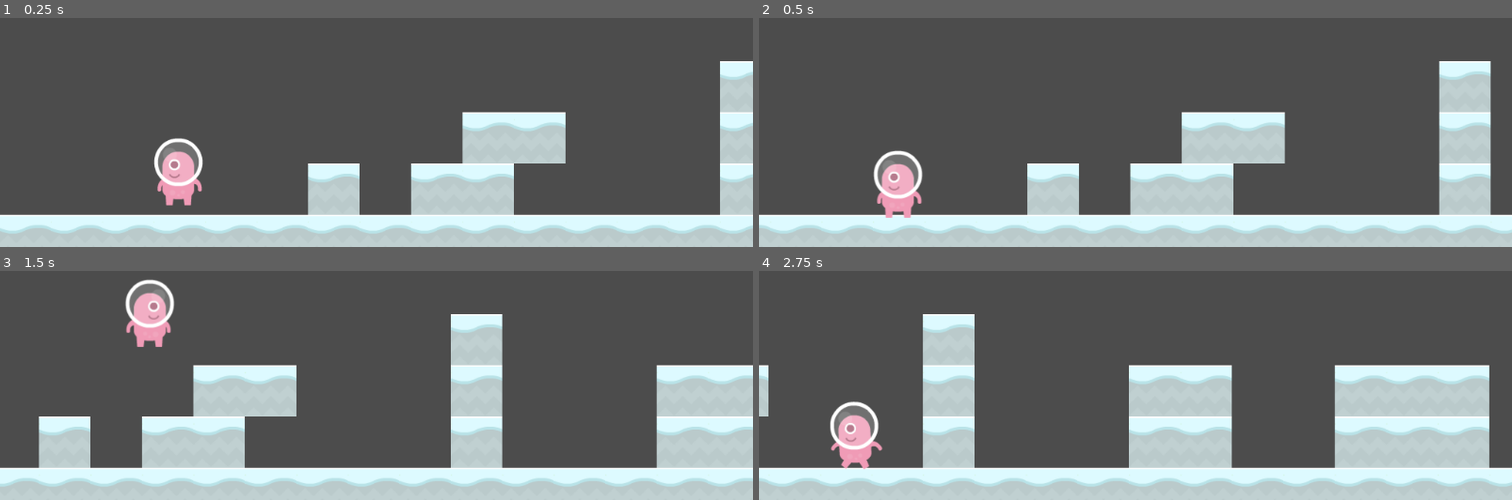
Above: before the commit, frames 1-4 (two rows, left to right).
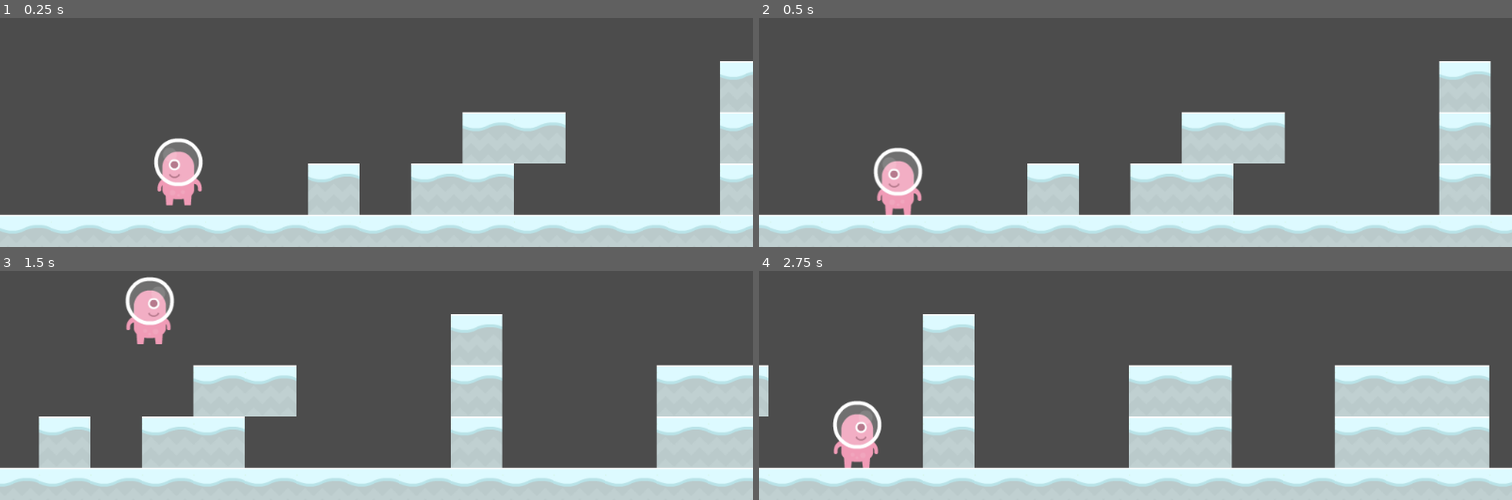
Above: after the commit, the same moments.

Repository: AngelOnFira/uottawa-game-jam
Game: Godot game, scene res://Scenes/GameScene.tscn
Same seed, same stepped clock (60 frames per second), same inputs: the game is played once before the commit and once after it.
Inputs:
- Up to frame 1 (0.25 s): no input
- Up to frame 2 (0.5 s): no input
- Up to frame 3 (1.5 s): hold Right (ui_right) from 0.53 s (still down); tap Up (ui_up) at 0.77 s
- Up to frame 4 (2.75 s): tap Up (ui_up) at 1.52 s; release Right (ui_right) at 2.03 s; hold Left (ui_left) from 2.03 s (still down)

Frame 1 is identical in both runs. In frame 2, 0.7% of the frame differs, in the area x 15-22%, y 56-88%; in frame 3, 0.7%; in frame 4, 0.9%, in the area x 9-17%, y 56-87%.

Commit message:
added more animation

Diff:
--- a/game-jam/Scenes/GameScene.tscn
+++ b/game-jam/Scenes/GameScene.tscn
@@ -8,7 +8,8 @@
 
 custom_solver_bias = 0.0
 radius = 25.0
-height = 38.0
+height = 40.0
+_sections_unfolded = [ "Resource" ]
 
 [sub_resource type="Animation" id=2]
 
@@ -40,6 +41,30 @@
 "update": 0,
 "values": [ Vector2( 0, 20 ) ]
 }
+tracks/2/type = "value"
+tracks/2/path = NodePath("collisionShape:position")
+tracks/2/interp = 1
+tracks/2/loop_wrap = true
+tracks/2/imported = false
+tracks/2/enabled = true
+tracks/2/keys = {
+"times": PoolRealArray( 0 ),
+"transitions": PoolRealArray( 1 ),
+"update": 0,
+"values": [ Vector2( 0, 8 ) ]
+}
+tracks/3/type = "value"
+tracks/3/path = NodePath("collisionShape:shape:height")
+tracks/3/interp = 1
+tracks/3/loop_wrap = true
+tracks/3/imported = false
+tracks/3/enabled = true
+tracks/3/keys = {
+"times": PoolRealArray( 0 ),
+"transitions": PoolRealArray( 1 ),
+"update": 0,
+"values": [ 22.0 ]
+}
 
 [sub_resource type="Animation" id=3]
 
@@ -56,8 +81,44 @@
 tracks/0/keys = {
 "times": PoolRealArray( 0 ),
 "transitions": PoolRealArray( 1 ),
-"update": 1,
+"update": 0,
 "values": [ 4 ]
+}
+tracks/1/type = "value"
+tracks/1/path = NodePath("collisionShape:position")
+tracks/1/interp = 1
+tracks/1/loop_wrap = true
+tracks/1/imported = false
+tracks/1/enabled = true
+tracks/1/keys = {
+"times": PoolRealArray( 0 ),
+"transitions": PoolRealArray( 1 ),
+"update": 0,
+"values": [ Vector2( 0, 3 ) ]
+}
+tracks/2/type = "value"
+tracks/2/path = NodePath("collisionShape:shape:height")
+tracks/2/interp = 1
+tracks/2/loop_wrap = true
+tracks/2/imported = false
+tracks/2/enabled = true
+tracks/2/keys = {
+"times": PoolRealArray( 0 ),
+"transitions": PoolRealArray( 1 ),
+"update": 0,
+"values": [ 40.0 ]
+}
+tracks/3/type = "value"
+tracks/3/path = NodePath("sprite:offset")
+tracks/3/interp = 1
+tracks/3/loop_wrap = true
+tracks/3/imported = false
+tracks/3/enabled = true
+tracks/3/keys = {
+"times": PoolRealArray( 0 ),
+"transitions": PoolRealArray( 1 ),
+"update": 0,
+"values": [ Vector2( 0, 0 ) ]
 }
 
 [sub_resource type="Animation" id=4]
@@ -84,10 +145,34 @@
 tracks/1/imported = false
 tracks/1/enabled = true
 tracks/1/keys = {
-"times": PoolRealArray( 0, 0.2, 1 ),
-"transitions": PoolRealArray( 1, 1, 1 ),
+"times": PoolRealArray( 0, 0.2 ),
+"transitions": PoolRealArray( 1, 1 ),
 "update": 1,
-"values": [ Vector2( 0, 20 ), Vector2( 0, 0 ), Vector2( 0, 0 ) ]
+"values": [ Vector2( 0, 20 ), Vector2( 0, 4 ) ]
+}
+tracks/2/type = "value"
+tracks/2/path = NodePath("collisionShape:position")
+tracks/2/interp = 1
+tracks/2/loop_wrap = true
+tracks/2/imported = false
+tracks/2/enabled = true
+tracks/2/keys = {
+"times": PoolRealArray( 0, 0.2 ),
+"transitions": PoolRealArray( 1, 1 ),
+"update": 0,
+"values": [ Vector2( 0, 8 ), Vector2( 0, 0 ) ]
+}
+tracks/3/type = "value"
+tracks/3/path = NodePath("collisionShape:shape:height")
+tracks/3/interp = 1
+tracks/3/loop_wrap = true
+tracks/3/imported = false
+tracks/3/enabled = true
+tracks/3/keys = {
+"times": PoolRealArray( 0, 0.2 ),
+"transitions": PoolRealArray( 1, 1 ),
+"update": 0,
+"values": [ 22.0, 40.0 ]
 }
 
 [sub_resource type="Animation" id=5]
@@ -104,8 +189,44 @@
 tracks/0/keys = {
 "times": PoolRealArray( 0, 0.1, 0.2, 0.3, 0.4, 0.5, 0.6, 0.7, 0.8, 0.9, 1, 1.1 ),
 "transitions": PoolRealArray( 1, 1, 1, 1, 1, 1, 1, 1, 1, 1, 1, 1 ),
-"update": 1,
+"update": 0,
 "values": [ 0, 1, 2, 7, 8, 9, 11, 9, 8, 7, 2, 1 ]
+}
+tracks/1/type = "value"
+tracks/1/path = NodePath("sprite:offset")
+tracks/1/interp = 1
+tracks/1/loop_wrap = true
+tracks/1/imported = false
+tracks/1/enabled = true
+tracks/1/keys = {
+"times": PoolRealArray( 0 ),
+"transitions": PoolRealArray( 1 ),
+"update": 0,
+"values": [ Vector2( 0, 0 ) ]
+}
+tracks/2/type = "value"
+tracks/2/path = NodePath("collisionShape:shape:height")
+tracks/2/interp = 1
+tracks/2/loop_wrap = true
+tracks/2/imported = false
+tracks/2/enabled = true
+tracks/2/keys = {
+"times": PoolRealArray( 0 ),
+"transitions": PoolRealArray( 1 ),
+"update": 0,
+"values": [ 40.0 ]
+}
+tracks/3/type = "value"
+tracks/3/path = NodePath("collisionShape:position")
+tracks/3/interp = 1
+tracks/3/loop_wrap = true
+tracks/3/imported = false
+tracks/3/enabled = true
+tracks/3/keys = {
+"times": PoolRealArray( 0 ),
+"transitions": PoolRealArray( 1 ),
+"update": 0,
+"values": [ Vector2( 0, 0 ) ]
 }
 
 [node name="GameScene" type="Node2D" index="0"]
@@ -143,7 +264,7 @@
 collision/safe_margin = 0.08
 script = ExtResource( 2 )
 
-[node name="CollisionShape2D" type="CollisionShape2D" parent="KinematicBody2D" index="0"]
+[node name="collisionShape" type="CollisionShape2D" parent="KinematicBody2D" index="0"]
 
 shape = SubResource( 1 )
 _sections_unfolded = [ "Transform" ]
@@ -154,8 +275,8 @@
 texture = ExtResource( 3 )
 vframes = 3
 hframes = 7
-frame = 5
-_sections_unfolded = [ "Region", "Transform" ]
+frame = 4
+_sections_unfolded = [ "Animation", "Offset", "Region" ]
 
 [node name="Anim" type="AnimationPlayer" parent="KinematicBody2D" index="2"]
 
--- a/game-jam/Scripts/KinematicBody2D.gd
+++ b/game-jam/Scripts/KinematicBody2D.gd
@@ -22,6 +22,7 @@
 var jumping = false
 var Anim = ""
 
+
 var prev_jump_pressed = false
 
 onready var sprite = $sprite
@@ -33,6 +34,7 @@
 	var walk_left = Input.is_action_pressed("ui_left")
 	var walk_right = Input.is_action_pressed("ui_right")
 	var jump = Input.is_action_just_pressed("ui_up")
+	var crouch = Input.is_action_pressed("ui_down")
 
 	var stop = true
 
@@ -82,6 +84,8 @@
 	var new_anim = "idle"
 
 	if is_on_floor():
+		if crouch:
+			new_anim = "crouching"
 		if velocity.x < WALK_MIN_SPEED and velocity.x > -WALK_MIN_SPEED:
 			new_anim = "idle"
 		if velocity.x < -WALK_MIN_SPEED:
@@ -90,6 +94,8 @@
 		if velocity.x > WALK_MIN_SPEED:
 			sprite.scale.x = 1
 			new_anim = "walking"
+
+
 	else:
 		if Input.is_action_pressed("ui_left") and not Input.is_action_pressed("ui_right"):
 			sprite.scale.x = -1
